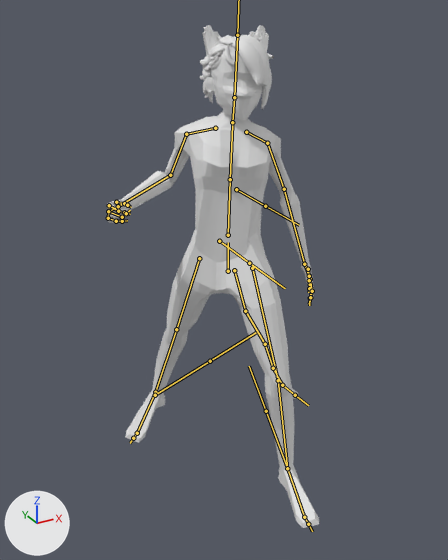
What one commit did to the FBX model Timebreaker/Assets/Characters/Shroedinger/Shroedinger4.3.2.fbx.
One viewpoint serves both versions: a 50 mm lens placed at (-7.19, -12.67, 12.04), pointed at (-0.37, -0.29, 5.84). Every picture has the same lights, and +X, +Y and +Z are marked at lower left. Both versions are drawn at frame 4 of the action 'Armature|AttackL'; the numbers are the values there. The bones that bend it are drawn over the model as lines.

Names of what the first picture shows: 'Head', 'Player'.
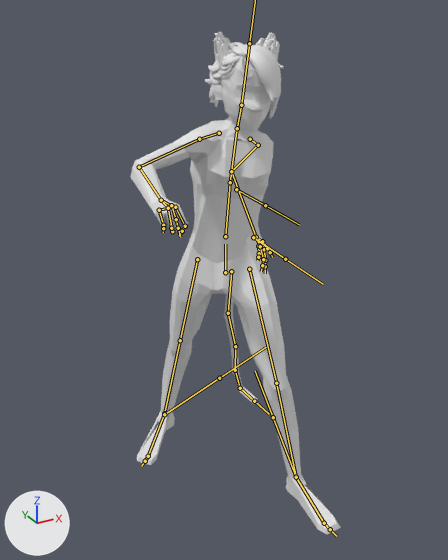
Location of each change, [x1, y1, x2, y2] in pixels of the pictures (448 x 560 px):
'Player', posed: before [107, 109, 319, 528]; after [130, 116, 341, 534]
'Head', posed (8% wider): before [200, 25, 274, 120]; after [205, 32, 285, 132]
bone 'Hip', root to tip: before (228, 271) to (228, 242); after (225, 272) to (225, 244)
bone 'Abdomen', root to tip: before (228, 235) to (230, 179); after (225, 236) to (230, 182)
bone 'Chest', root to tip: before (230, 179) to (232, 125); after (230, 182) to (236, 131)
bone 'Head', root to tip: before (234, 97) to (237, 35); after (241, 105) to (249, 43)
bone 'Shoulder.L', root to tip: before (246, 132) to (267, 143); after (250, 139) to (258, 145)
bone 'UpperArm.L', root to tip: before (267, 143) to (284, 189); after (258, 145) to (231, 171)
bone 'Arm.L', root to tip: before (284, 189) to (304, 264); after (231, 171) to (256, 237)
bone 'Shoulder.R', root to tip: before (215, 128) to (186, 134); after (219, 133) to (199, 139)
bone 'UpperArm.R', root to tip: before (186, 134) to (170, 175); after (199, 139) to (139, 167)
bone 'Arm.R', root to tip: before (170, 175) to (118, 206); after (139, 167) to (161, 200)
bone 'Palm.R', root to tip: before (118, 206) to (108, 211); after (161, 200) to (168, 208)
bone 'IndexFore.R', root to tip: before (109, 205) to (118, 211); after (175, 207) to (185, 226)
bone 'Leg.L', root to tip: before (252, 268) to (278, 380); after (249, 269) to (276, 383)
bone 'Foot.L', root to tip: before (287, 468) to (304, 517); after (296, 477) to (324, 523)
bone 'Tail.01', root to tip: before (234, 270) to (245, 311); after (231, 271) to (228, 313)
bone 'Tail.03', root to tip: before (265, 344) to (273, 368); after (235, 346) to (235, 370)
bone 'Tail.04', root to tip: before (273, 368) to (282, 385); after (235, 370) to (240, 388)
bone 'Leg.R', root to tip: before (199, 258) to (176, 329); after (197, 259) to (180, 340)
bone 'Foot.IK.L', root to tip: before (287, 468) to (266, 411); after (296, 477) to (273, 417)
bone 'Foot.IK.R', root to tip: before (155, 395) to (210, 361); after (164, 414) to (219, 378)

Patch to the scene script:
```diff
--- a/Timebreaker/Assets/Characters/Shroedinger/Shroedinger4.3.2.fbx.py
+++ b/Timebreaker/Assets/Characters/Shroedinger/Shroedinger4.3.2.fbx.py
@@ bone_hip @@
 bone_hip = bpy.data.objects['Armature'].pose.bones['Hip']
-bone_hip.location = (-0.33, -0.48, 0.38)
+bone_hip.location = (-0.33, -0.56, 0.25)
@@ bone_abdomen @@
 bone_abdomen = bpy.data.objects['Armature'].pose.bones['Abdomen']  # child of 'Hip'
-bone_abdomen.rotation_quaternion = (0.981, 0.039, 0.189, -0.018)  # degrees (4, 22, -1)
+bone_abdomen.rotation_quaternion = (0.966, 0.062, 0.246, -0.037)  # degrees (7, 29, -3)
@@ bone_chest @@
 bone_chest = bpy.data.objects['Armature'].pose.bones['Chest']  # child of 'Abdomen'
-bone_chest.rotation_quaternion = (0.999, -0.028, -0.015, -0.005)  # degrees (-3, -2, 0)
+bone_chest.rotation_quaternion = (0.999, 0.035, -0.036, -0.018)  # degrees (4, -4, -2)
@@ bone_head @@
 bone_head = bpy.data.objects['Armature'].pose.bones['Head']  # child of 'Neck'
-bone_head.rotation_quaternion = (0.992, 0.037, 0.114, 0.03)  # degrees (5, 13, 4)
+bone_head.rotation_quaternion = (0.99, 0.01, 0.138, 0.032)  # degrees (2, 16, 4)
@@ bone_shoulder_l @@
 bone_shoulder_l = bpy.data.objects['Armature'].pose.bones['Shoulder.L']  # child of 'Chest'
-bone_shoulder_l.rotation_quaternion = (0.959, -0.074, -0.134, 0.24)  # degrees (-12, -13, 29)
+bone_shoulder_l.rotation_quaternion = (0.868, -0.038, -0.205, 0.451)  # degrees (-15, -19, 57)
@@ bone_upperarm_l @@
 bone_upperarm_l = bpy.data.objects['Armature'].pose.bones['UpperArm.L']  # child of 'Shoulder.L'
-bone_upperarm_l.rotation_quaternion = (0.943, -0.291, 0.004, 0.161)  # degrees (-33, 6, 18)
+bone_upperarm_l.rotation_quaternion = (0.884, -0.308, 0.192, 0.295)  # degrees (-30, 31, 28)
@@ bone_arm_l @@
 bone_arm_l = bpy.data.objects['Armature'].pose.bones['Arm.L']  # child of 'UpperArm.L'
-bone_arm_l.rotation_quaternion = (0.887, -0.188, 0.304, -0.293)  # degrees (-34, 25, -45)
+bone_arm_l.rotation_quaternion = (0.849, -0.01, 0.183, -0.497)  # degrees (-12, 17, -63)
@@ bone_shoulder_r @@
 bone_shoulder_r = bpy.data.objects['Armature'].pose.bones['Shoulder.R']  # child of 'Chest'
-bone_shoulder_r.rotation_quaternion = (0.993, -0.067, -0.076, -0.068)  # degrees (-7, -9, -7)
+bone_shoulder_r.rotation_quaternion = (0.914, 0.058, -0.12, 0.383)  # degrees (1, -15, 45)
@@ bone_upperarm_r @@
 bone_upperarm_r = bpy.data.objects['Armature'].pose.bones['UpperArm.R']  # child of 'Shoulder.R'
-bone_upperarm_r.rotation_quaternion = (0.82, -0.33, 0.262, -0.387)  # degrees (-49, 10, -55)
+bone_upperarm_r.rotation_quaternion = (0.96, -0.132, 0.225, -0.103)  # degrees (-19, 24, -16)
@@ bone_arm_r @@
 bone_arm_r = bpy.data.objects['Armature'].pose.bones['Arm.R']  # child of 'UpperArm.R'
-bone_arm_r.rotation_quaternion = (0.62, -0.21, -0.032, 0.755)  # degrees (-19, 16, 99)
+bone_arm_r.rotation_quaternion = (0.786, 0.171, -0.24, 0.543)  # degrees (1, -34, 69)
@@ bone_palm_r @@
 bone_palm_r = bpy.data.objects['Armature'].pose.bones['Palm.R']  # child of 'Arm.R'
-bone_palm_r.rotation_quaternion = (0.983, -0.027, 0.149, 0.103)  # degrees (-1, 17, 12)
+bone_palm_r.rotation_quaternion = (0.966, 0.018, 0.244, 0.079)  # degrees (5, 28, 10)
@@ bone_indexfore_r @@
 bone_indexfore_r = bpy.data.objects['Armature'].pose.bones['IndexFore.R']  # child of 'PalmToIndex.R'
-bone_indexfore_r.rotation_quaternion = (0.835, -0.528, -0.144, 0.05)  # degrees (-66, -11, 14)
+bone_indexfore_r.rotation_quaternion = (0.827, -0.472, -0.209, 0.22)  # degrees (-62, -8, 35)
@@ bone_leg_l @@
 bone_leg_l = bpy.data.objects['Armature'].pose.bones['Leg.L']  # child of 'Hip'
-bone_leg_l.rotation_quaternion = (0.953, -0.101, -0.276, -0.076)  # degrees (-10, -33, -6)
+bone_leg_l.rotation_quaternion = (0.967, -0.131, -0.195, -0.097)  # degrees (-14, -24, -9)
@@ bone_foot_l @@
 bone_foot_l = bpy.data.objects['Armature'].pose.bones['Foot.L']  # child of 'Knee.L'
-bone_foot_l.rotation_quaternion = (1.0, 0.0, 0.0, 0.0)  # degrees (0, 0, 0)
+bone_foot_l.rotation_quaternion = (0.975, 0.04, -0.126, -0.18)  # degrees (7, -13, -22)
@@ bone_tail_01 @@
 bone_tail_01 = bpy.data.objects['Armature'].pose.bones['Tail.01']  # child of 'Hip'
-bone_tail_01.rotation_quaternion = (0.89, -0.445, -0.037, -0.086)  # degrees (-53, -8, -7)
+bone_tail_01.rotation_quaternion = (0.85, -0.471, -0.173, 0.159)  # degrees (-60, -8, 26)
@@ bone_tail_03 @@
 bone_tail_03 = bpy.data.objects['Armature'].pose.bones['Tail.03']  # child of 'Tail.02'
-bone_tail_03.rotation_quaternion = (0.812, -0.207, -0.487, 0.244)  # degrees (-53, -44, 56)
+bone_tail_03.rotation_quaternion = (0.837, -0.101, -0.475, 0.253)  # degrees (-38, -48, 51)
@@ bone_tail_04 @@
 bone_tail_04 = bpy.data.objects['Armature'].pose.bones['Tail.04']  # child of 'Tail.03'
-bone_tail_04.rotation_quaternion = (0.829, -0.096, -0.489, 0.256)  # degrees (-39, -50, 53)
+bone_tail_04.rotation_quaternion = (0.837, -0.058, -0.507, 0.195)  # degrees (-32, -56, 43)
@@ bone_leg_r @@
 bone_leg_r = bpy.data.objects['Armature'].pose.bones['Leg.R']  # child of 'Hip'
-bone_leg_r.rotation_quaternion = (0.981, 0.161, -0.001, 0.109)  # degrees (18, -2, 12)
+bone_leg_r.rotation_quaternion = (0.992, 0.11, -0.015, 0.063)  # degrees (13, -2, 7)
@@ bone_foot_ik_l @@
 bone_foot_ik_l = bpy.data.objects['Armature'].pose.bones['Foot.IK.L']
-bone_foot_ik_l.location = (-0.53, -1.65, -0.28)
+bone_foot_ik_l.location = (-0.53, -2.03, -0.27)
@@ bone_foot_ik_r @@
 bone_foot_ik_r = bpy.data.objects['Armature'].pose.bones['Foot.IK.R']
-bone_foot_ik_r.location = (0.29, 2.95, -0.01)
+bone_foot_ik_r.location = (0.29, 2.23, -0.29)
```
